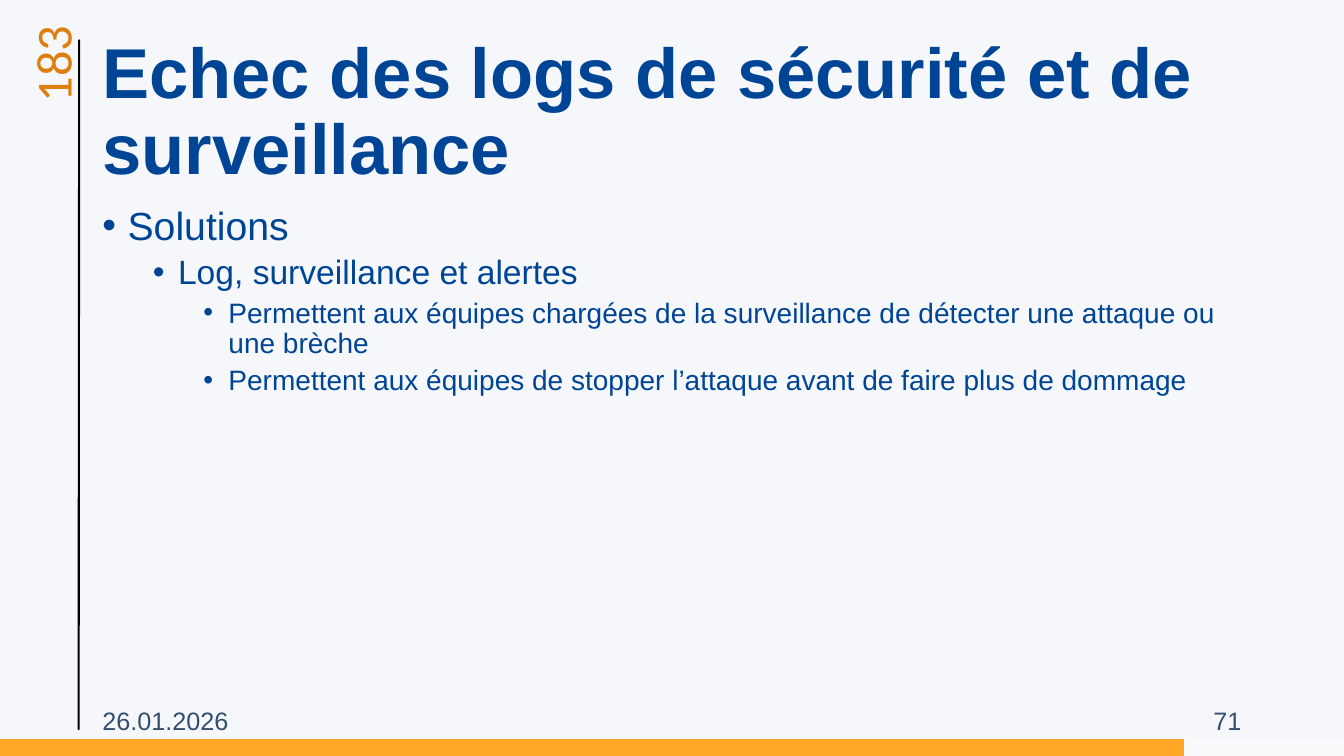
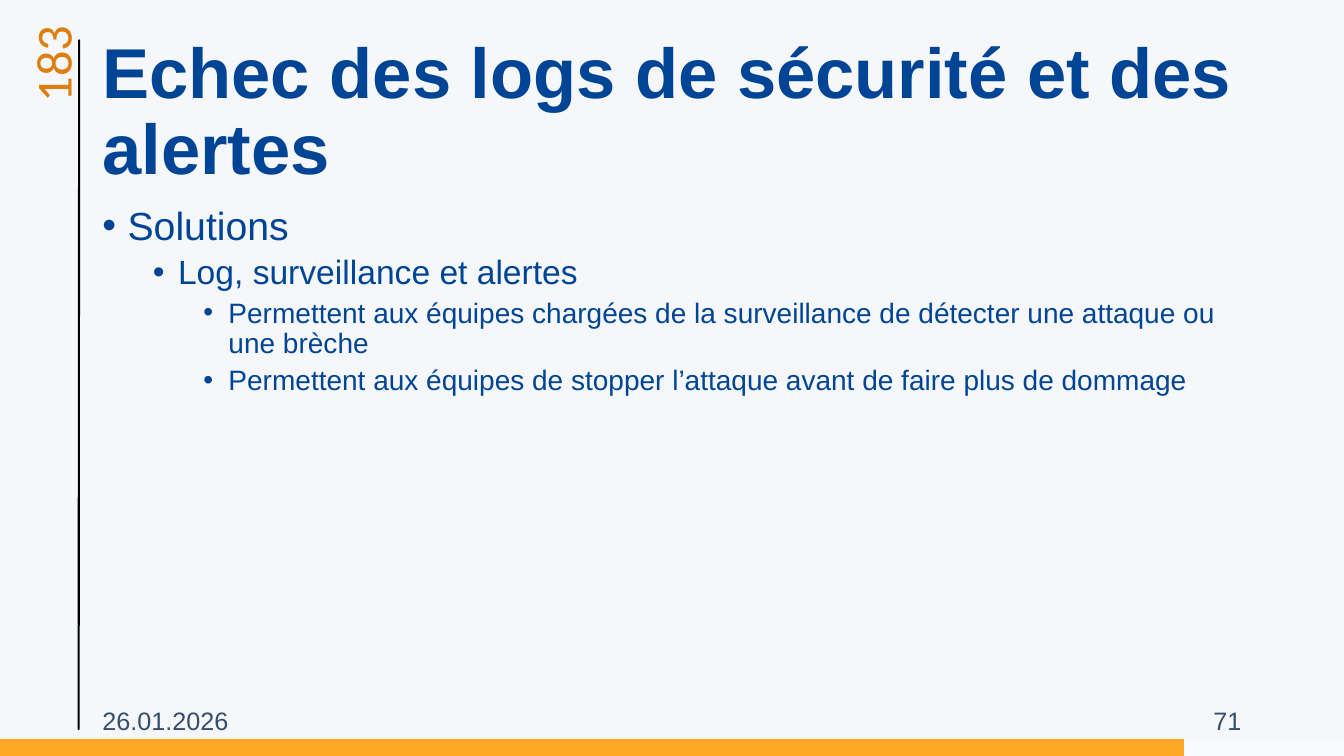
Before and after one commit to ETML-INF/183-SecuriteApplication, a slide deck: slide 71 of supports/01-Owasp.pptx. Drawn at 1344x756 pixels with LibreOffice and Linux fonts; fonts in the diff are those of the drawing; background and template pictures are left out. Boxes give left, top, right and bottom in pixels: in the first picture for what was removed or moved away, otherwise in the second. Text is boxed around its words. In the diff, an @@ line names an element or a change of style, - is before the commit and + after.

```diff
--- a/supports/01-Owasp.pptx
+++ b/supports/01-Owasp.pptx
@@ title at [102, 46, 1231, 175]: text changed @@
-Echec des logs de sécurité et de surveillance
+Echec des logs de sécurité et des alertes
```
Also in this commit, not shown: 10 other slides changed, 29 other files.
